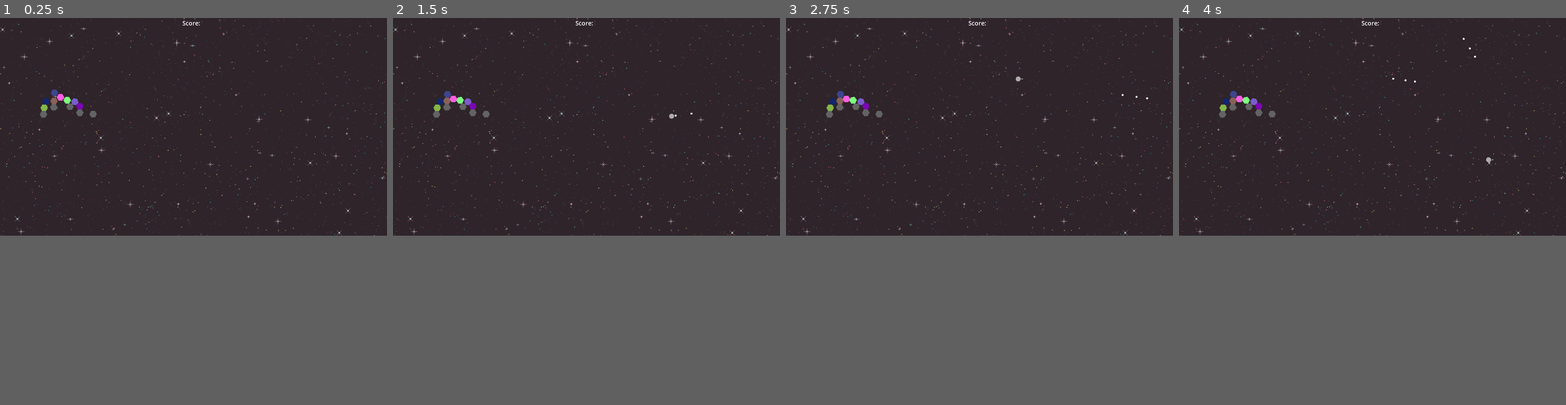
Above: before the commit, frames 1-4 (left to right).
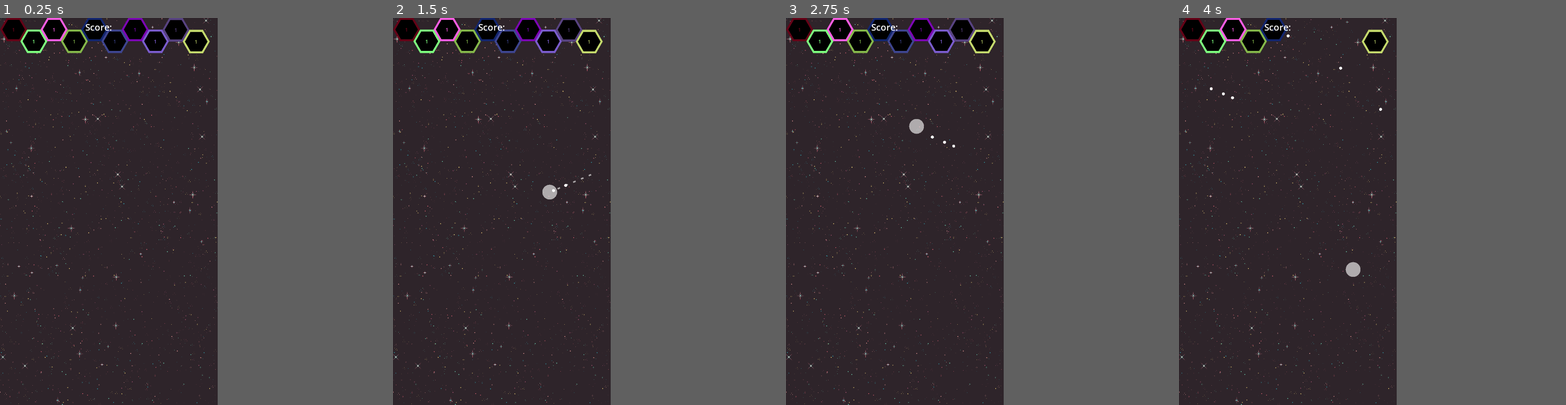
Above: after the commit, the same moments.

Repository: sdonal00/HexGame
Game: Godot game, scene res://scenes/main/main.tscn
Same seed, same stepped clock (60 frames per second), same inputs: the game is played once before the commit and once after it.
Inputs (mouse positions are in pixels of both pictures, inside the frame that each line leads up to):
- Up to frame 1 (0.25 s): no input
- Up to frame 2 (1.5 s): move the mouse to (671, 114) at 0.52 s; press the mouse at (671, 114) at 0.53 s; tap Enter at 1.25 s; move the mouse to (509, 137) at 1.27 s; release the mouse at (509, 137) at 1.28 s; click (509, 137) at 1.35 s
- Up to frame 3 (2.75 s): tap Space at 2 s; move the mouse to (1018, 79) at 2.02 s; press the mouse at (1018, 79) at 2.03 s
- Up to frame 4 (4 s): tap Enter at 2.75 s; move the mouse to (1353, 168) at 2.77 s; release the mouse at (1353, 168) at 2.78 s; click (1353, 168) at 2.85 s; move the mouse to (1488, 161) at 3.52 s; press the mouse at (1488, 161) at 3.53 s
In our replay, the window is 800x450 before the commit and 450x800 after it. These sizes can differ from the game's own. Grey fills any space a smaller window leaves; there, only what the larger window draws over its background counts as a difference.

The runs differ from the first frame. In frame 1, 4.9% of the frame differs, in the area x 0-100%, y 0-100%; in frame 2, 5.1%; in frame 3, 5.1%; in frame 4, 3.9%.

Commit message:
Rows

Diff:
--- a/project.godot
+++ b/project.godot
@@ -21,9 +21,10 @@
 
 [display]
 
-window/size/viewport_width=1920
-window/size/viewport_height=1080
+window/size/viewport_width=720
+window/size/viewport_height=1280
 window/stretch/mode="viewport"
+window/stretch/aspect="expand"
 
 [input]
 
@@ -44,6 +45,10 @@
 2d_physics/layer_2="Static"
 2d_physics/layer_3="Projectile"
 
+[physics]
+
+common/physics_ticks_per_second=120
+
 [rendering]
 
 renderer/rendering_method="gl_compatibility"
--- a/scenes/hex/hex.gd
+++ b/scenes/hex/hex.gd
@@ -1,5 +1,14 @@
-extends RigidBody2D
+extends StaticBody2D
 
+@export var health: int = 1
 
 func _ready():
 	modulate = Color(randf_range(0,1),randf_range(0,1),randf_range(0,1),1)
+
+func _physics_process(delta):
+	if health <= 0:
+		queue_free()
+
+func hit():
+	health -= 1
+	$Label.set_text(str(health))
--- a/scenes/hex/hex.tscn
+++ b/scenes/hex/hex.tscn
@@ -3,15 +3,28 @@
 [ext_resource type="Texture2D" uid="uid://cmc407475qi2j" path="res://graphics/hex/hex.png" id="1_4kp73"]
 [ext_resource type="Script" path="res://scenes/hex/hex.gd" id="1_mo4oo"]
 
-[node name="Hex" type="RigidBody2D" groups=["Hex"]]
+[node name="Hex" type="StaticBody2D" groups=["Hex"]]
 collision_mask = 7
-gravity_scale = 0.5
 script = ExtResource("1_mo4oo")
 
 [node name="CollisionPolygon2D" type="CollisionPolygon2D" parent="."]
-scale = Vector2(0.05, 0.05)
+scale = Vector2(0.12, 0.12)
 polygon = PackedVector2Array(-373, 0, -186, -324, 187, -324, 374, 0, 187, 323, -187, 323)
 
 [node name="HexImage" type="Sprite2D" parent="."]
-scale = Vector2(0.05, 0.05)
+scale = Vector2(0.12, 0.12)
 texture = ExtResource("1_4kp73")
+
+[node name="HexImage2" type="Sprite2D" parent="."]
+modulate = Color(0, 0, 0, 1)
+scale = Vector2(0.1, 0.1)
+texture = ExtResource("1_4kp73")
+
+[node name="Label" type="Label" parent="."]
+offset_left = -20.0
+offset_top = -11.0
+offset_right = 20.0
+offset_bottom = 12.0
+text = "1"
+horizontal_alignment = 1
+vertical_alignment = 1
--- /dev/null
+++ b/scenes/hex/row.tscn
@@ -0,0 +1,35 @@
+[gd_scene load_steps=2 format=3 uid="uid://dow5ndphfex8q"]
+
+[ext_resource type="PackedScene" uid="uid://durcqx6stwqoq" path="res://scenes/hex/hex.tscn" id="1_etbn2"]
+
+[node name="Row" type="Node2D"]
+
+[node name="Hex" parent="." instance=ExtResource("1_etbn2")]
+position = Vector2(45, 38)
+
+[node name="Hex2" parent="." instance=ExtResource("1_etbn2")]
+position = Vector2(112, 77)
+
+[node name="Hex3" parent="." instance=ExtResource("1_etbn2")]
+position = Vector2(179, 38)
+
+[node name="Hex4" parent="." instance=ExtResource("1_etbn2")]
+position = Vector2(246, 77)
+
+[node name="Hex5" parent="." instance=ExtResource("1_etbn2")]
+position = Vector2(313, 38)
+
+[node name="Hex6" parent="." instance=ExtResource("1_etbn2")]
+position = Vector2(380, 77)
+
+[node name="Hex7" parent="." instance=ExtResource("1_etbn2")]
+position = Vector2(447, 38)
+
+[node name="Hex8" parent="." instance=ExtResource("1_etbn2")]
+position = Vector2(514, 77)
+
+[node name="Hex9" parent="." instance=ExtResource("1_etbn2")]
+position = Vector2(582, 39)
+
+[node name="Hex10" parent="." instance=ExtResource("1_etbn2")]
+position = Vector2(649, 78)
--- a/scenes/levels/level_1.tscn
+++ b/scenes/levels/level_1.tscn
@@ -1,67 +1,21 @@
-[gd_scene load_steps=4 format=3 uid="uid://bh8db1tewsumy"]
+[gd_scene load_steps=3 format=3 uid="uid://bh8db1tewsumy"]
 
 [ext_resource type="PackedScene" uid="uid://b10rw4f4rat70" path="res://scenes/levels/level_template.tscn" id="1_f8tc6"]
-[ext_resource type="PackedScene" uid="uid://durcqx6stwqoq" path="res://scenes/hex/hex.tscn" id="2_kqqw4"]
-[ext_resource type="PackedScene" uid="uid://c6ik2cy5y2dqd" path="res://scenes/hex/static_hex.tscn" id="2_mi4ct"]
+[ext_resource type="PackedScene" uid="uid://dow5ndphfex8q" path="res://scenes/hex/row.tscn" id="3_asow4"]
 
 [node name="Level1" instance=ExtResource("1_f8tc6")]
 
-[node name="Sprite2D" parent="." index="0"]
-position = Vector2(960.5, 540)
-scale = Vector2(1.50078, 1.5)
-
-[node name="Hex1" parent="Hexes" index="0" instance=ExtResource("2_kqqw4")]
-position = Vector2(268, 398)
-
-[node name="Hex2" parent="Hexes" index="1" instance=ExtResource("2_kqqw4")]
-position = Vector2(334, 398)
-
-[node name="Hex3" parent="Hexes" index="2" instance=ExtResource("2_kqqw4")]
-position = Vector2(300, 379)
-
-[node name="Hex4" parent="Hexes" index="3" instance=ExtResource("2_kqqw4")]
-position = Vector2(219, 438)
-
-[node name="Hex5" parent="Hexes" index="4" instance=ExtResource("2_kqqw4")]
-position = Vector2(228, 402)
-
-[node name="Hex6" parent="Hexes" index="5" instance=ExtResource("2_kqqw4")]
-position = Vector2(270, 357)
-
-[node name="Hex7" parent="Hexes" index="6" instance=ExtResource("2_kqqw4")]
-position = Vector2(396, 432)
-
-[node name="Hex8" parent="Hexes" index="7" instance=ExtResource("2_kqqw4")]
-position = Vector2(369, 409)
-
-[node name="StaticHex1" parent="StaticHexes" index="0" instance=ExtResource("2_mi4ct")]
-position = Vector2(267, 443)
-collision_mask = 1
-script = null
-
-[node name="StaticHex2" parent="StaticHexes" index="1" instance=ExtResource("2_mi4ct")]
-position = Vector2(347, 440)
-collision_mask = 1
-script = null
-
-[node name="StaticHex3" parent="StaticHexes" index="2" instance=ExtResource("2_mi4ct")]
-position = Vector2(462, 477)
-collision_mask = 1
-script = null
-
-[node name="StaticHex5" parent="StaticHexes" index="3" instance=ExtResource("2_mi4ct")]
-position = Vector2(216, 478)
-collision_mask = 1
-script = null
-
-[node name="StaticHex4" parent="StaticHexes" index="4" instance=ExtResource("2_mi4ct")]
-position = Vector2(396, 470)
-collision_mask = 1
-script = null
+[node name="DespawnZone" parent="." index="1"]
+position = Vector2(-623, 200)
 
 [node name="CollisionShape2D" parent="DespawnZone" index="0"]
 position = Vector2(989.25, 1097)
 
-[node name="StaticBody2D" parent="." index="4"]
-position = Vector2(-27, 4)
-scale = Vector2(1.50022, 1.50726)
+[node name="StaticBody2D" parent="." index="2"]
+position = Vector2(-19, 7)
+
+[node name="CollisionPolygon2D" parent="StaticBody2D" index="0"]
+position = Vector2(0.999998, -1)
+polygon = PackedVector2Array(18, 1278, 18, -6, 738, -6, 738, 1278, 743, 1278, 743, -10, 14, -9, 15, 1278)
+
+[node name="Row" parent="Rows" index="0" instance=ExtResource("3_asow4")]
--- a/scenes/levels/level_template.gd
+++ b/scenes/levels/level_template.gd
@@ -1,5 +1,4 @@
 extends Node2D
 
 func _on_despawn_zone_body_entered(body):
-	print(body, "here")
 	body.queue_free()
--- a/scenes/levels/level_template.tscn
+++ b/scenes/levels/level_template.tscn
@@ -4,29 +4,30 @@
 [ext_resource type="Texture2D" uid="uid://16r7b36t40tr" path="res://graphics/levels/level_1/level_1_background.png" id="2_3sg5h"]
 
 [sub_resource type="RectangleShape2D" id="RectangleShape2D_3x5ev"]
-size = Vector2(2039.5, 16)
+size = Vector2(809, 17)
 
 [node name="LevelTemplate" type="Node2D"]
 script = ExtResource("1_7yo4t")
 
 [node name="Sprite2D" type="Sprite2D" parent="."]
-position = Vector2(640, 360)
+position = Vector2(360, 640)
+rotation = 1.5708
 texture = ExtResource("2_3sg5h")
 
-[node name="Hexes" type="Node2D" parent="."]
-
-[node name="StaticHexes" type="Node2D" parent="."]
-
 [node name="DespawnZone" type="Area2D" parent="."]
+collision_mask = 5
 
 [node name="CollisionShape2D" type="CollisionShape2D" parent="DespawnZone"]
-position = Vector2(649.5, 733)
+position = Vector2(356.5, 1301.5)
 shape = SubResource("RectangleShape2D_3x5ev")
 
 [node name="StaticBody2D" type="StaticBody2D" parent="."]
 position = Vector2(-18, 6)
+collision_mask = 5
 
 [node name="CollisionPolygon2D" type="CollisionPolygon2D" parent="StaticBody2D"]
-polygon = PackedVector2Array(18, 714, 18, -6, 1298, -6, 1298, 714, 1305, 714, 1304, -11, 14, -9, 14, 714)
+polygon = PackedVector2Array(18, 1278, 18, -6, 739, -7, 738, 1278, 921, 1279, 917, -179, -192, -178, -163, 1280)
+
+[node name="Rows" type="Node2D" parent="."]
 
 [connection signal="body_entered" from="DespawnZone" to="." method="_on_despawn_zone_body_entered"]
--- a/scenes/main/main.gd
+++ b/scenes/main/main.gd
@@ -1,5 +1,4 @@
 extends Node
-
-
+#Todo: generate rows, move rows each round, try and fit hexes to screen
 func _on_turret_create_projectiles(projectile):
 	$Game/Projectiles.add_child(projectile)
--- a/scenes/main/main.tscn
+++ b/scenes/main/main.tscn
@@ -41,10 +41,10 @@
 
 [node name="HBoxContainer" type="HBoxContainer" parent="Menu/GameHud"]
 layout_mode = 1
-offset_left = 905.0
-offset_top = 3.0
-offset_right = 1001.0
-offset_bottom = 48.0
+offset_left = 282.0
+offset_top = 8.0
+offset_right = 378.0
+offset_bottom = 53.0
 
 [node name="Score" type="Label" parent="Menu/GameHud/HBoxContainer"]
 layout_mode = 2
--- a/scenes/projectile/projectile.gd
+++ b/scenes/projectile/projectile.gd
@@ -6,11 +6,12 @@
 
 func _ready():
 	linear_velocity = direction * speed
+	linear_damp = 0
 
 func _physics_process(delta):
-	check_velocity()
-	if linear_velocity.abs().x < 50 and linear_velocity.abs().y < 50:
-		queue_free()
+	#print(linear_velocity)
+	pass
+	#todo: check if object is stuck in area (timer once no damage is done to hexes)
 
 func check_velocity():
 	if linear_velocity.abs().x < 50 and linear_velocity.abs().y < 50:
@@ -23,3 +24,7 @@
 func _on_kill_timer_timeout():
 	if stuck:
 		queue_free()
+
+func _on_body_entered(body):
+	if body.has_method("hit"):
+		body.hit()
--- a/scenes/projectile/projectile.tscn
+++ b/scenes/projectile/projectile.tscn
@@ -15,7 +15,10 @@
 collision_mask = 3
 physics_material_override = SubResource("PhysicsMaterial_bgqc0")
 gravity_scale = 0.0
-continuous_cd = 2
+max_contacts_reported = 1
+contact_monitor = true
+linear_damp_mode = 1
+angular_damp_mode = 1
 script = ExtResource("1_lpxrv")
 
 [node name="CollisionShape2D" type="CollisionShape2D" parent="."]
@@ -28,4 +31,5 @@
 [node name="KillTimer" type="Timer" parent="."]
 one_shot = true
 
+[connection signal="body_entered" from="." to="." method="_on_body_entered"]
 [connection signal="timeout" from="KillTimer" to="." method="_on_kill_timer_timeout"]
--- /dev/null
+++ b/scenes/turret/line.tscn
@@ -0,0 +1,8 @@
+[gd_scene format=3 uid="uid://ba41vdesnnfqg"]
+
+[node name="Line" type="Node2D"]
+
+[node name="Line2D" type="Line2D" parent="."]
+points = PackedVector2Array(0, 0, 9, 0)
+width = 5.0
+default_color = Color(1, 1, 1, 0.592157)
--- a/scenes/turret/turret.gd
+++ b/scenes/turret/turret.gd
@@ -3,12 +3,35 @@
 signal create_projectiles(projectile: StaticBody2D)
 
 var projectile_scene: PackedScene = preload("res://scenes/projectile/projectile.tscn")
+var line_scene: PackedScene = preload("res://scenes/turret/line.tscn")
+
 var projectile_count: int = 1
 var shooting: bool = false
 var direction: Vector2
+var lines: Array
+var max_lines: int = 6
 
 func _process(_delta):
 	get_input()
+
+func spawn_lines():
+	var distance = int(position.distance_to(get_global_mouse_position()) / 60)
+	var line_count = $Lines.get_child_count()
+
+	if distance < line_count:
+		for i in line_count - distance:
+			var line = lines.pop_back()
+			line.queue_free()
+
+	elif distance > line_count:
+		var total_line_count = line_count
+		for i in distance - line_count:
+			if total_line_count <= 6:
+				var line = line_scene.instantiate()
+				line.position = $Marker2D.position * (i + line_count + 1)
+				lines.append(line)
+				$Lines.add_child(line)
+				total_line_count += 1
 
 func get_input():
 	if Input.is_action_just_pressed("primary") and !shooting:
@@ -18,6 +41,7 @@
 		var dir = (position - get_global_mouse_position()).normalized()
 		rotation = dir.angle()
 		direction = dir
+		spawn_lines()
 		visible = true
 	elif Input.is_action_just_released("primary") and !shooting:
 		shooting = true
@@ -26,11 +50,13 @@
 			var projectile = projectile_scene.instantiate()
 			projectile.position = position
 			projectile.direction = direction
-			print(position.distance_to(released_position))
 			projectile.speed = min(max(position.distance_to(released_position), 200), 600)
 			create_projectiles.emit(projectile)
 			await get_tree().create_timer(0.1).timeout
 		shooting = false
 		projectile_count += 1
 	elif !shooting:
+		var lines = $Lines.get_children()
+		for child in lines:
+			child.queue_free()
 		visible = false
--- a/scenes/turret/turret.tscn
+++ b/scenes/turret/turret.tscn
@@ -8,11 +8,10 @@
 
 [node name="DotImage" type="Sprite2D" parent="."]
 modulate = Color(1, 1, 1, 0.615686)
-scale = Vector2(0.025, 0.025)
+scale = Vector2(0.05, 0.05)
 texture = ExtResource("1_r80k8")
 
-[node name="Line2D" type="Line2D" parent="."]
-position = Vector2(15, 0)
-points = PackedVector2Array(0, 0, 9, 0)
-width = 5.0
-default_color = Color(1, 1, 1, 0.47451)
+[node name="Marker2D" type="Marker2D" parent="."]
+position = Vector2(28, 0)
+
+[node name="Lines" type="Node2D" parent="."]
